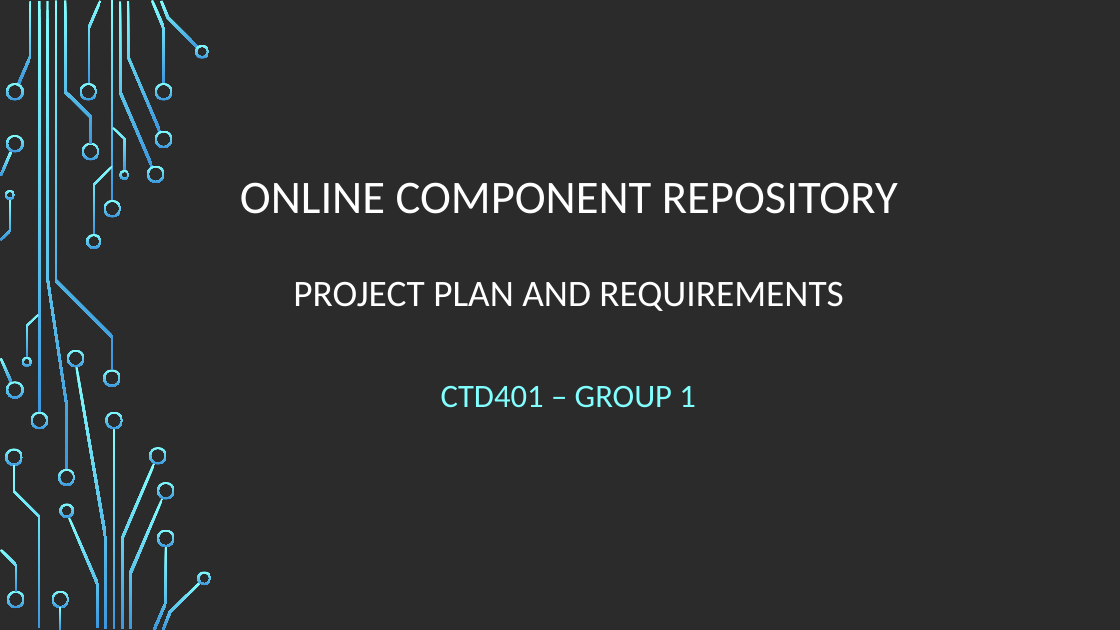
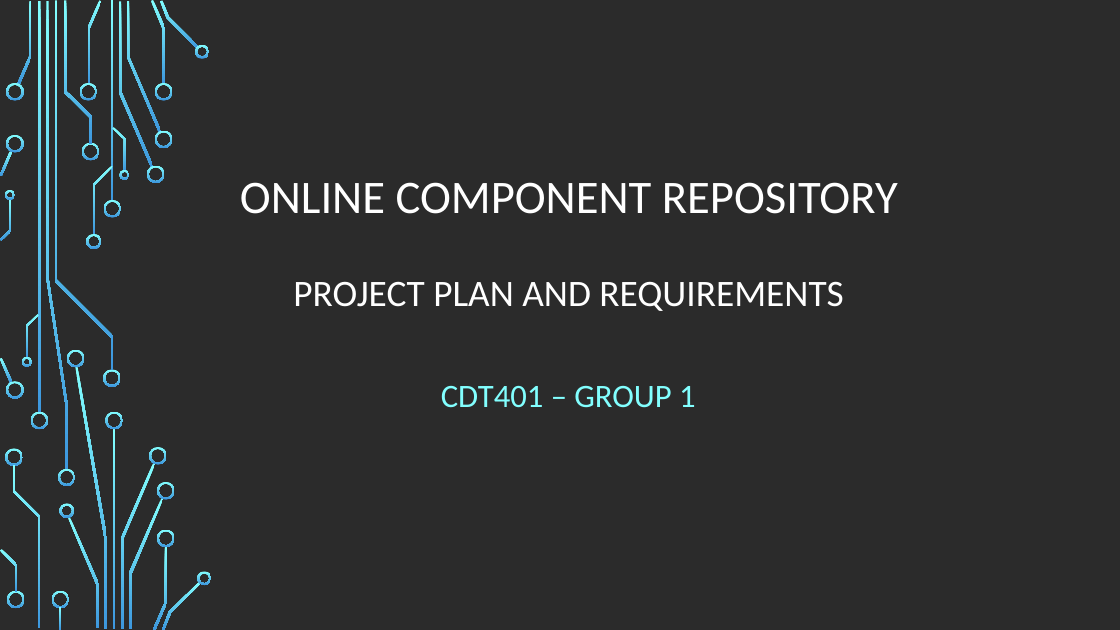
Before and after one commit to vladodjuka/cdt401-online-component-repository, a slide deck: slide 1 of Documentation/Presentations/ProjectPresentation.pptx. Drawn at 1120x630 pixels with LibreOffice and Linux fonts; fonts in the diff are those of the drawing; background and template pictures are left out; a plain dark background stands for a picture behind light text. Boxes give left, top, right and bottom in pixels: in the first picture for what was removed or moved away, otherwise in the second. Text is boxed around its words. In the diff, an @@ line names an element or a change of style, - is before the commit and + after.

Commit message:
Change wrongly typed course code

```diff
--- a/Documentation/Presentations/ProjectPresentation.pptx
+++ b/Documentation/Presentations/ProjectPresentation.pptx
@@ subtitle at <box>441,386,696,408</box>: text changed @@
-CTD401 – GROUP 1
+CDT401 – GROUP 1
```
